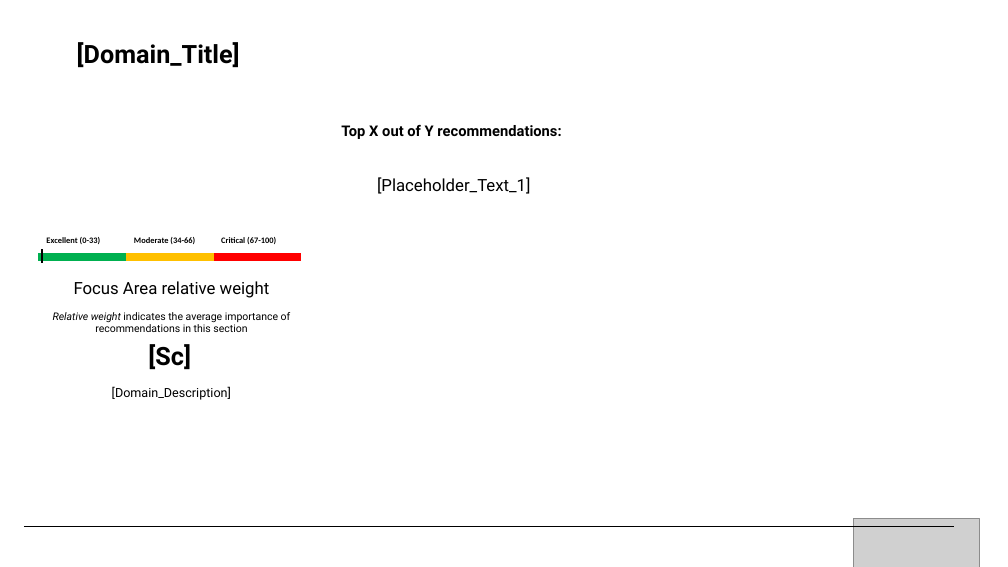
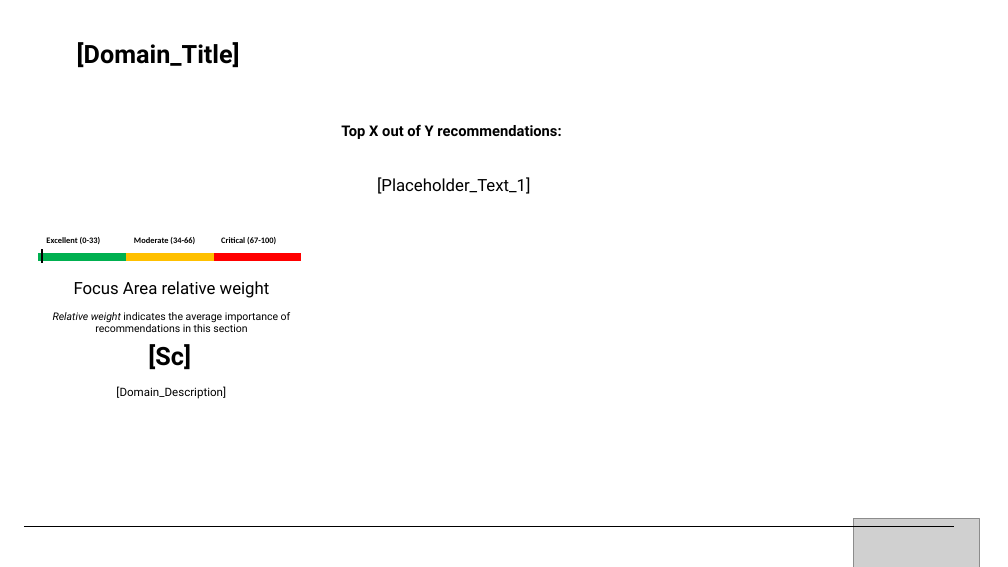
Before and after one commit to Azure/WellArchitected-Tools, a slide deck: slide 10 of WARP/PnP_PowerPointReport_Template.pptx. Drawn at 1008x567 pixels with LibreOffice and Linux fonts; fonts in the diff are those of the drawing; grey boxes stand for pictures. Boxes give left, top, right and bottom in pixels: in the first picture for what was removed or moved away, otherwise in the second. Text is boxed around its words. In the diff, an @@ line names an element or a change of style, - is before the commit and + after.

Commit message:
fit more description text

```diff
--- a/WARP/PnP_PowerPointReport_Template.pptx
+++ b/WARP/PnP_PowerPointReport_Template.pptx
@@ text "[Domain_Description]" at (x1=116, y1=386, x2=226, y2=399): size 12 to 11 pt @@
```
Also in this commit, not shown: 1 other slide changed.
